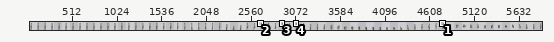
Pixel-art file, stored at support/player-table-80-80.aseprite. Above, an overview of the earlier version with the close-up marked.
Close-up. As it was:
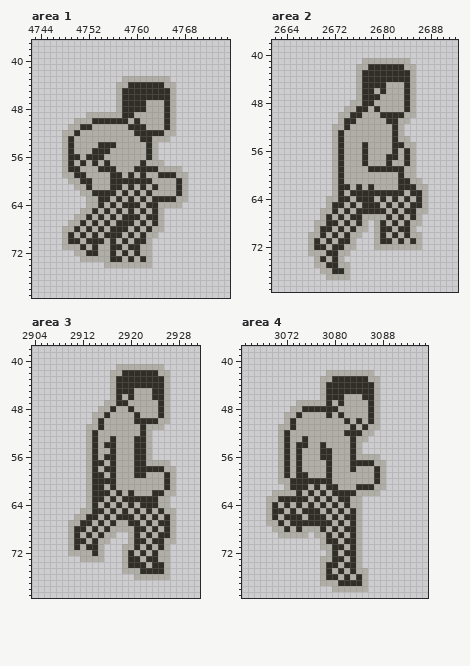
5920x80 pixels, 1 frame. Shown: area 1: x 4743..4775, y 37..79; area 2: x 2662..2692, y 38..79; area 3: x 2904..2931, y 38..79; area 4: x 3065..3095, y 38..79. The wide view leaves out empty margins. The commit also changed other parts of the picture, which this record leaves out.
The result:
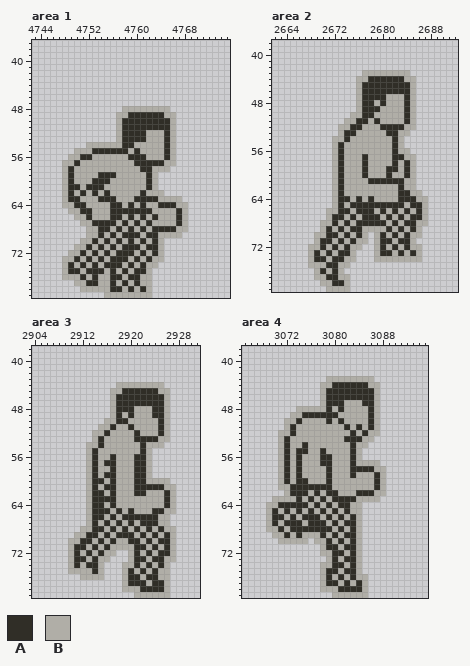
Palette (. is transparent): A #302e27  B #b0aea7
From old to new:
Changed rows in their new state; - is an unchanged pixel.
Area 1:
first column x 4748:
43 ----------........---
44 ---------..........--
45 ---------..........--
46 ---------..........--
47 ---------..........--
48 ---------.BBBB---B.--
49 ----.....-B-AAAAAB---
50 --.......B-A-AAAA----
51 -........-A---AAA----
52 .........-AA--BBBA---
53 .........-AAA-B--AB--
54 ....--BBB-AA--B-BAB--
55 ..------AAA-A-B-BAB--
56 .BBA-BB----AAAB-BAB--
57 -BAB-B-B----A-AAABB--
58 --B---BBB---B--B--..-
59 -ABB--AA-B-B-BA-.....
60 BA-BBAAABBBBBB--.....
61 BAA--AA-BB-B-BAB.....
62 BABA--B-B-B-BAB--....
63 BAAB----AB-BA-A-BBB-.
64 BBAA--B--AB-BABBAAA-B
65 -BBAAB-BA-A-A-AB-BBAB
66 ------B--AB-BAB--BBAB
67 -..B--A-AB-BABAB-BBAB
68 ....B--AB-BABABAAAABB
69 ....-BAB-BA-ABAABBBB-
70 ...-B-BABABAB--AB----
71 ..-BABA--BA---AAB----
72 -B-AB--ABA-ABA-AB----
73 BBA-A-A---ABABABB----
74 BABABABAAA-A-A-B-----
75 BAABAAABABABAAB------
76 BBBABABBAABAABB------
77 --BBAABBABABABB------
78 ---BBBBBAABABAB------
79 -------BBBBBBBB------
Area 2:
first column x 2668:
41 ---------........---
42 --------..........--
43 --------.BBBBBBBB.--
44 ---------B------B---
45 -------------AAA----
46 -----------A-AAA----
47 ------------A-------
48 -------.----A-------
49 ------..B-A---------
50 -----..BBAA-BBBBA---
51 -----.BBAA-A-BB-AB--
52 ----.-BAA---AA-ABB--
53 ----.BAA-----A--B---
54 -----BA---------.---
55 ---------B-----B..--
56 ---------B------B.--
57 -------------B-AB---
58 -------------BA-----
59 ---------ABBB--BA---
60 ---------A---A-BA---
61 ----------AAAAA-B-.-
62 ------B-B-B-----BB..
63 -------BBBBBBBB-ABB.
64 ---.-----B--B-BA-AB-
65 ---.B---A---A-A-----
66 --.-BA-----B-----BA-
67 --.BA---BAAA------AB
68 -.-B-----AAA-----A-B
69 -.B-----A-B-B---BAB-
70 .-BA----AB----------
71 .BA---BABB------AB.-
72 -B---BA-B---A-A-A---
73 -A--BAAB---BAABABAB-
74 BA---ABB---BBBBBBBB-
75 B-------------------
76 -BA--B.-------------
77 -BBAA---------------
78 --BBAAB-------------
79 ---BBBB-------------
Area 3:
first column x 2910:
41 --------........--
42 -------..........-
43 -------..........-
44 -------.BBBBBBBB.-
45 --------B--AAA-B--
46 ---------A-AAA----
47 ------.---AAAAA---
48 -----..BAA----A---
49 ----...-A-AB--A---
50 ----..--AA-BBBBA--
51 ---..B-A--A-B--AB-
52 ---.B-A----AB-BAB-
53 ---.BA-B-----AABB-
54 ----BABB---B--BB--
55 -------B---B------
56 ------B-----------
57 -----BA-------...-
58 ------B------B....
59 -----BA-------....
60 ------B----AA---B.
61 -----BA----AAAAAB-
62 ------BAB-BAA-BBA-
63 ------A--BBBBBB-AB
64 -----ABAB-B-BBB-AB
65 --.---ABABAB-BA---
66 -..B-ABAB--A-A--B.
67 ...BABABA--BA-ABB.
68 ..B--ABA-A--BABAB-
69 .B--ABA-AAABABAB--
70 -B-ABA-ABBA-BAB-A-
71 --AB--ABB---ABABAB
72 -A-ABABB-.BABABAAB
73 BAA-A-B--.B-AB-A-B
74 BABAAB----B-BAB---
75 BBBBAB----A--B-B--
76 --BBBB---BAA-AA---
77 ---------BAAABAAB-
78 ---------BBBAAAAB-
79 -----------BBBBBB-
Area 4:
first column x 3069:
42 ----------........--
43 ---------.-BBBBBB-.-
44 ----------B------B--
46 -------------AAA----
47 -----....--A----A---
48 ----.-BBBB-BA-------
49 ---.-BAAAA-AB-------
50 ----BA----A-AB-B----
51 --.----------ABABA--
52 ---BA--------B-BA-B-
53 ------B------A-A-B--
54 -----B---B------B---
55 ------A---B---------
56 ----------------...-
57 ---------A-----BBB-.
58 ---------------AAAB-
59 ------B-------A-----
60 ---AB--BBB----------
61 --B----A-A-B---BBBA-
62 -..-A-ABABA-BBBAAA-B
63 .-BBB-BABABA--A-BBB-
64 -BA-A-ABABABA-------
65 --BABAB-BABABAB-----
66 --AB-BA--BABAB------
67 -ABA--B---BABA------
68 B-ABA-AAA-ABAB------
69 -B-A-A-B-ABABA------
70 --BBBBB-B--BAB------
71 ----------A-BA------
72 ---------B--AB------
73 ---------.--BA------
74 ----------B-AB------
75 -----------ABA--.---
76 -----------BABAB----
77 ----------AAB-B-----
78 ---------BB-AAAA----
79 -----------BBBBBB---
Pixel boxes of the changes (left, top, right, bottom) in both close-ups:
changed: (62, 76, 188, 298)
changed: (308, 58, 428, 292)
changed: (68, 364, 176, 598)
changed: (266, 370, 386, 598)
